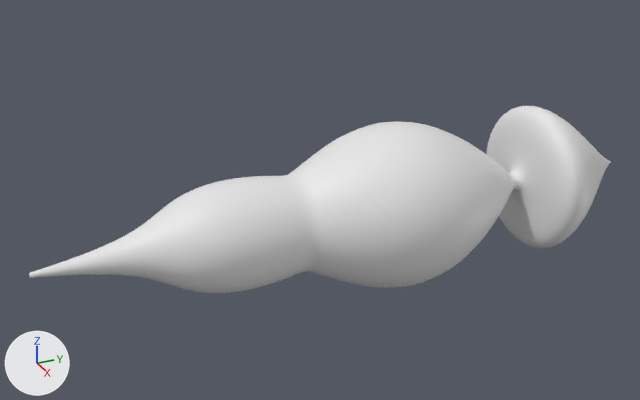
Before and after pictures for a commit that changed the FBX model SwishTheFishDEMO/Assets/Models/Resources/fish524.fbx.
One viewpoint serves both versions: a 50 mm camera at (18.78, -14.22, 9.92) aimed at (-0.52, -5.53, 0.26). Arrows for +X, +Y and +Z are at lower left; the lights stay in place. The older version comes first.

The first picture shows 'Fish'.
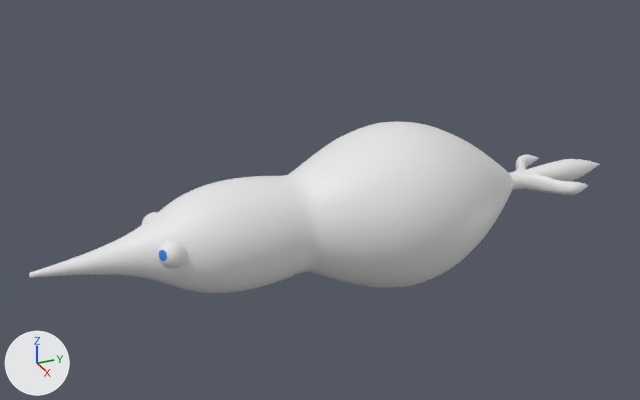
The change, as a diff of the scene's bpy script:
```diff
--- a/SwishTheFishDEMO/Assets/Models/Resources/fish524.fbx.py
+++ b/SwishTheFishDEMO/Assets/Models/Resources/fish524.fbx.py
@@ mat_tailmaterial_171 @@
+mat_tailmaterial_171 = principled_material('TailMaterial.171')
+mat_tailmaterial_171.base_color = (0.8, 0.8, 0.8)  # white #e7e7e7
@@ mat_material_343 @@
+mat_material_343 = principled_material('Material.343')
+mat_material_343.base_color = (0.0465, 0.203, 0.8)  # blue #3d7ce7
@@ me_headmesh5_043 @@
 # used by ob_fish; location = (0.0, 0.0, 0.0)
-me_headmesh5_043.from_pydata(...)  # 6432 vertices, 6402 faces; spans x -2.2..2.2, y -13.0..3.7, z -2.2..2.2
+me_headmesh5_043.from_pydata(...)  # 10147 vertices, 10318 faces; spans x -2.2..2.2, y -13.0..3.3, z -2.2..2.2
+# me_headmesh5_043 part 1: a new loose piece of 482 vertices spanning x 0.4..1.1, y -10.2..-9.5, z -0.1..0.6
+# me_headmesh5_043 part 2: a new loose piece of 482 vertices spanning x -1.1..-0.4, y -10.2..-9.5, z -0.1..0.6
+# me_headmesh5_043 part 3: 17 vertices moved within x -0.2..0.2, y 0.1..0.2, z -0.3..0.3; 1438 vertices removed from x -2.0..2.0, y 0.2..3.7, z -2.0..2.0; 4189 vertices added at x -1.3..1.3, y 0.1..3.3, z -0.3..0.3
 me_headmesh5_043.materials.append(mat_headmaterial_398)
@@ me_headmesh5_043 @@
 me_headmesh5_043.materials.append(mat_tailmaterial_398)
+me_headmesh5_043.materials.append(mat_material_343)  # blue #3d7ce7
+me_headmesh5_043.materials.append(mat_tailmaterial_171)  # white #e7e7e7
```

Changed parts and their boxes [x1, y1, x2, y2] in the pictures (640 x 400 px):
'Fish', reshaped (9% shorter)
    before: [29, 106, 611, 293]
    after: [29, 122, 600, 293]
part 1 of me_headmesh5_043, added
    after: [158, 238, 187, 268]
part 2 of me_headmesh5_043, added (mostly hidden)
    after: [141, 212, 158, 225]
part 3 of me_headmesh5_043, cut back
    before: [486, 106, 611, 248]
    after: [510, 155, 600, 195]
